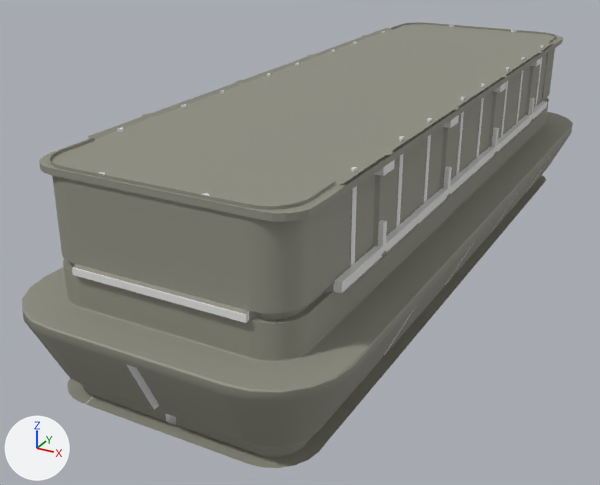
The glTF model assets/3D Models/modular_v2.glb as it was, and as the next commit left it.
Before and after are seen from a camera (50 mm lens) standing at (37.2, -110.9, 41.7) and looking at (-5.5, -33.3, 2.9). Every picture has the same lights, and +X, +Y and +Z are marked at lower left. Where no turn or scale is listed for an object, it has been applied to the vertices. Vertices at the same position are counted once.
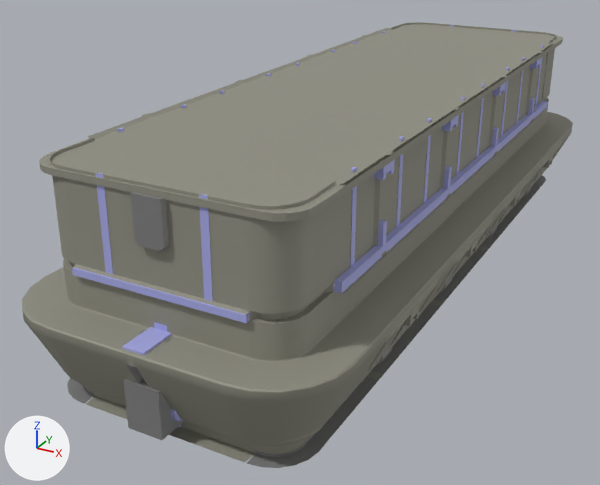
The change, as a diff of the scene's bpy script:
```diff
--- a/assets/3D Models/modular_v2.glb.py
+++ b/assets/3D Models/modular_v2.glb.py
@@ mat_dark_grey @@
 mat_dark_grey = principled_material('Dark Grey')
-mat_dark_grey.base_color = (0.8, 0.8, 0.8)  # white #e7e7e7
+mat_dark_grey.base_color = (0.208, 0.208, 0.208)  # grey #7e7e7e
@@ mat_metal @@
 mat_metal = principled_material('Metal')
-mat_metal.base_color = (0.8, 0.8, 0.8)  # white #e7e7e7
+mat_metal.base_color = (0.395, 0.411, 0.8)  # blue #a9ace7
@@ me_cube_009 @@
 # used by ob_cube_001; location = (-14.1, -2.1, 8.0)
-me_cube_009.from_pydata(...)  # 1734 vertices, 2960 faces; spans x -1.2..29.4, y -56.8..8.1, z -8.0..13.2
+me_cube_009.from_pydata(...)  # 12525 vertices, 24272 faces; spans x -1.3..29.5, y -56.8..8.1, z -8.0..13.2
+# me_cube_009 part 1: 14 vertices moved within x 24.3..25.7, y -49.0..8.1, z 0.8..4.2; 20 vertices removed from x 25.7..26.4, y -49.0..8.1, z 4.2..5.0; 5414 vertices added at x 24.3..29.5, y -56.8..8.1, z -8.0..11.9
+# me_cube_009 part 2: 11 vertices moved within x 2.5..3.9, y -49.0..8.1, z 0.8..4.2; 20 vertices removed from x 1.8..2.5, y -49.0..8.1, z 4.2..5.0; 5417 vertices added at x -1.3..3.9, y -56.8..8.1, z -8.0..11.9
 me_cube_009.materials.append(mat_warm_grey)
@@ me_cube_010 @@
 # used by ob_cube_002; location = (-11.6, 16.2, 1.0)
-me_cube_010.from_pydata(...)  # 588 vertices, 928 faces; spans x -3.8..26.9, y -86.0..0.7, z -1.0..20.2
+me_cube_010.from_pydata(...)  # 1184 vertices, 1968 faces; spans x -3.8..26.9, y -86.0..0.7, z -1.0..20.2
+# me_cube_010 part 3: 48 faces spanning x -1.0..24.1, y -83.2..-2.1, z -1.0 switch from mat_warm_grey (grey #909083) to mat_dark_grey (grey #7e7e7e)
@@ me_cube_014 @@
 # used by ob_cube_004; location = (0.0, 15.5, 8.5)
-me_cube_014.from_pydata(...)  # 372 vertices, 628 faces; spans x -8.3..8.3, y -85.2..1.4, z -8.5..12.7
+me_cube_014.from_pydata(...)  # 4290 vertices, 8122 faces; spans x -8.3..8.3, y -85.2..1.4, z -8.5..12.7
+# me_cube_014 part 4: the loose piece of 8 vertices spanning x 4.4..5.1, y -81.3..-81.0, z 3.7..12.7 is moved by (-9.5, -0.2, 0.0)
+# me_cube_014 part 5: the loose piece of 8 vertices spanning x -5.1..-4.4, y -2.8..-2.5, z 3.7..12.7 is copied, and the copy is turned 180 degrees about the z axis through its middle, then moved by (9.5, -78.7, 0.0); it spans x 4.4..5.1, y -81.5..-81.2, z 3.7..12.7
+# me_cube_014 part 6: the loose piece of 48 vertices spanning x -1.0..1.0, y -84.9..-80.1, z -0.6..0.3 is rebuilt with 85 vertices and now spans x -1.0..1.0, y -84.9..-80.1, z -0.9..1.1
+# me_cube_014 part 7: 2 vertices removed from x 8.3, y -82.4..-81.5, z -8.5..0.5; 1773 vertices added at x -8.3..8.3, y -85.2..-79.8, z -8.5..12.7
 me_cube_014.materials.append(mat_warm_grey)
```

What differs and where, as boxes (x1, y1, x2, y2) in the pictures (600 x 485 px; the box of a moved part takes in the faces that stretch with it):
'Cube.004', recoloured, reshaped (grey to blue)
    both: (48, 23, 538, 463)
'Cube.001', recoloured, reshaped (grey to blue)
    both: (88, 28, 566, 424)
'Cube.002', reshaped
    both: (22, 22, 573, 468)
part 1 of me_cube_009, built on
    before: (342, 101, 547, 293)
    after: (334, 45, 552, 424)
part 2 of me_cube_009, built on
    after: (117, 32, 385, 132)
part 3 of me_cube_010, recoloured
    both: (67, 177, 540, 468)
part 4 of me_cube_014, moved or reshaped
    before: (201, 193, 210, 196)
    after: (95, 173, 113, 274)
part 5 of me_cube_014, added (blue)
    after: (199, 194, 213, 301)
part 6 of me_cube_014, rebuilt (not visible before)
    after: (122, 322, 171, 355)
part 7 of me_cube_014, built on
    before: (166, 333, 256, 463)
    after: (72, 183, 255, 463)
